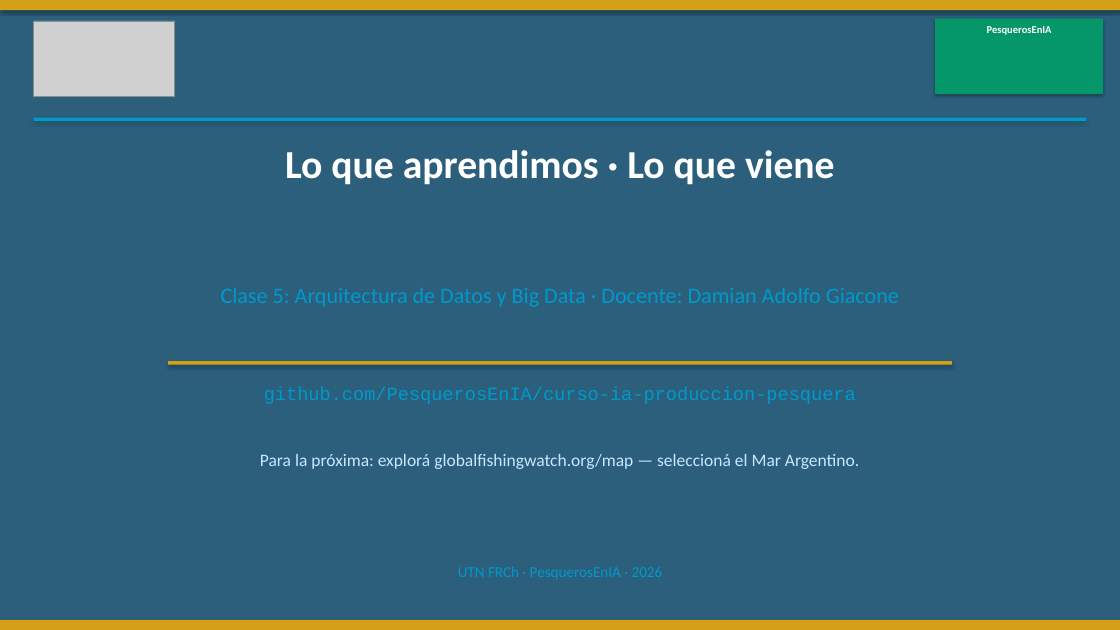
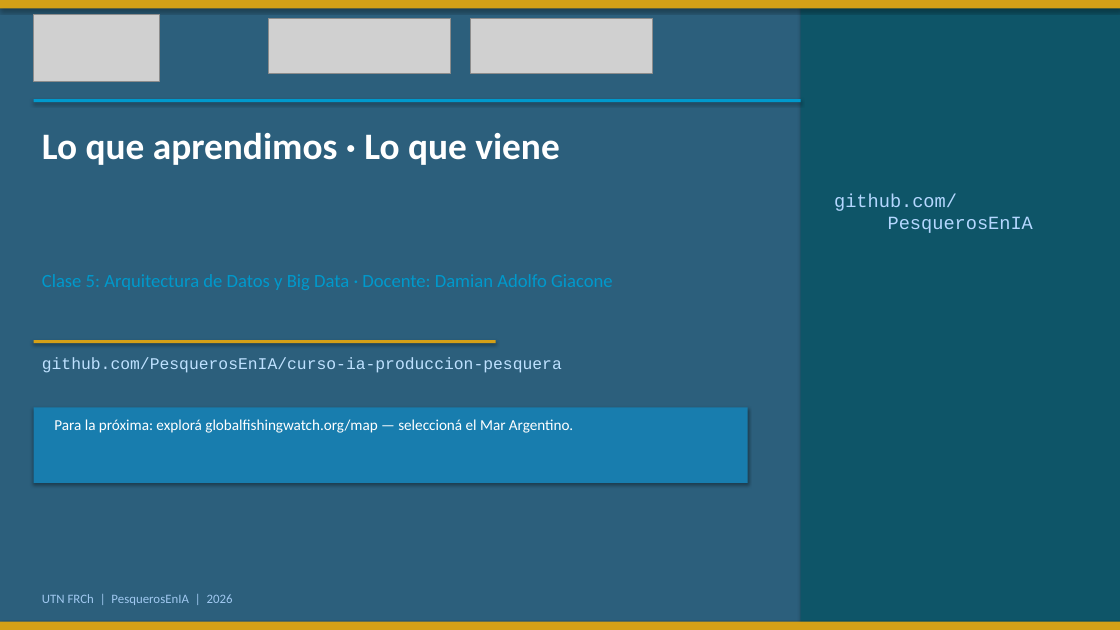
Before and after one commit to PesquerosEnIA/curso-ia-produccion-pesquera, a slide deck: slide 18 of clase_04_datos_sensores/slides/slides_clase04.pptx. Drawn at 1120x630 pixels with LibreOffice and Linux fonts; fonts in the diff are those of the drawing; grey boxes stand for pictures. Boxes give left, top, right and bottom in pixels: in the first picture for what was removed or moved away, otherwise in the second. Text is boxed around its words. In the diff, an @@ line names an element or a change of style, - is before the commit and + after.

```diff
--- a/clase_04_datos_sensores/slides/slides_clase04.pptx
+++ b/clase_04_datos_sensores/slides/slides_clase04.pptx
@@ rectangle moved from (x1=0, y1=620, x2=1120, y2=630) to (x1=0, y1=0, x2=1120, y2=8) @@
@@ picture resized from (x1=34, y1=21, x2=175, y2=97) to (x1=34, y1=14, x2=159, y2=82) @@
@@ picture added at (x1=269, y1=18, x2=451, y2=73) @@
@@ picture added at (x1=471, y1=18, x2=653, y2=73) @@
@@ rectangle added at (x1=801, y1=0, x2=1120, y2=630), fill #0E5568 @@
@@ rectangle removed at (x1=935, y1=18, x2=1103, y2=94) @@
@@ text removed at (x1=987, y1=26, x2=1052, y2=35) @@
-PesquerosEnIA
@@ text "Lo que aprendimos · Lo ..." moved from (x1=285, y1=150, x2=835, y2=185) to (x1=42, y1=132, x2=559, y2=165) @@
@@ text "Lo que aprendimos · Lo ..." at (x1=42, y1=132, x2=559, y2=165): size 34 to 32 pt; alignment centre to left @@
@@ rectangle resized from (x1=34, y1=118, x2=1086, y2=121) to (x1=34, y1=99, x2=801, y2=103) @@
@@ text added at (x1=834, y1=194, x2=1033, y2=233), 16 pt, text #B4D7FF @@
+github.com/
+PesquerosEnIA
@@ rectangle added at (x1=34, y1=340, x2=496, y2=344), fill #D4A017 @@
@@ text added at (x1=42, y1=357, x2=562, y2=373), 14 pt, text #BEE1FF @@
+github.com/PesquerosEnIA/curso-ia-produccion-pesquera
@@ rectangle removed at (x1=168, y1=361, x2=952, y2=365) @@
@@ rectangle added at (x1=34, y1=408, x2=748, y2=483), fill #187DAE @@
@@ text "Para la próxima: explorá globalfishingwatch.org/map ..." moved from (x1=260, y1=454, x2=859, y2=469) to (x1=54, y1=419, x2=573, y2=433) @@
@@ text "Para la próxima: explorá globalfishingwatch.org/map ..." at (x1=54, y1=419, x2=573, y2=433): size 15 to 13 pt, text colour #C8E6FF to #FFFFFF; alignment centre to left @@
@@ text added at (x1=42, y1=594, x2=233, y2=605), 11 pt, text #A0C8F0 @@
+UTN FRCh | PesquerosEnIA | 2026
@@ rectangle moved from (x1=0, y1=0, x2=1120, y2=10) to (x1=0, y1=622, x2=1120, y2=630) @@
```
Also in this commit, not shown: 17 other slides changed, 8 other files.
